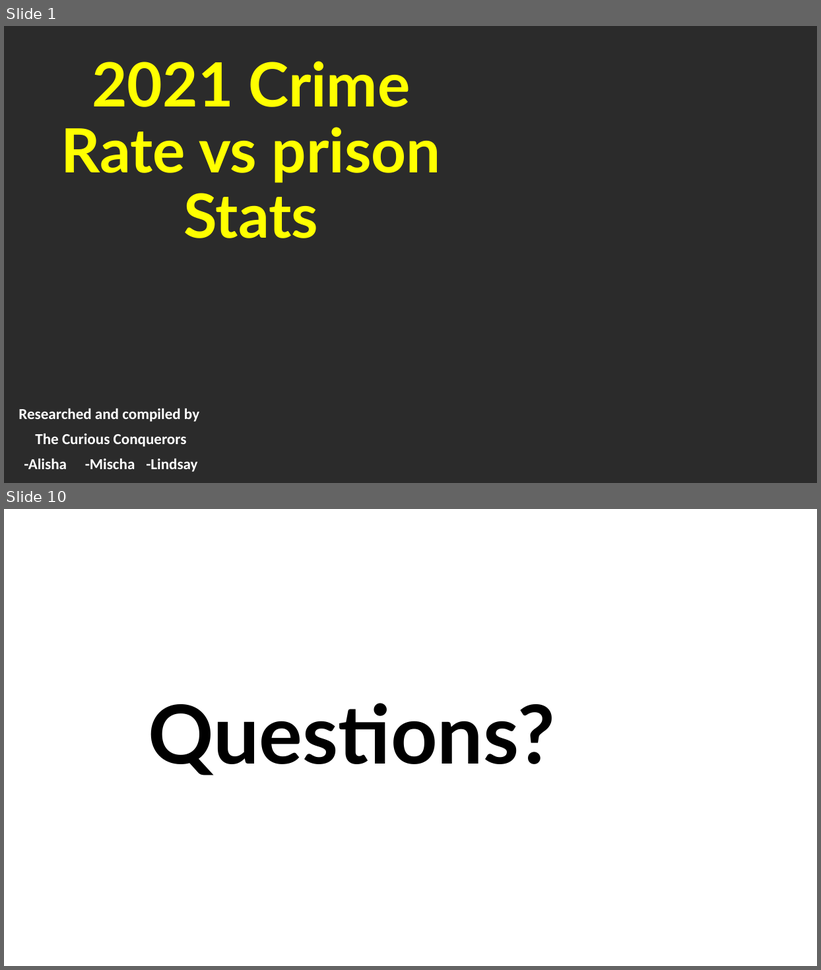
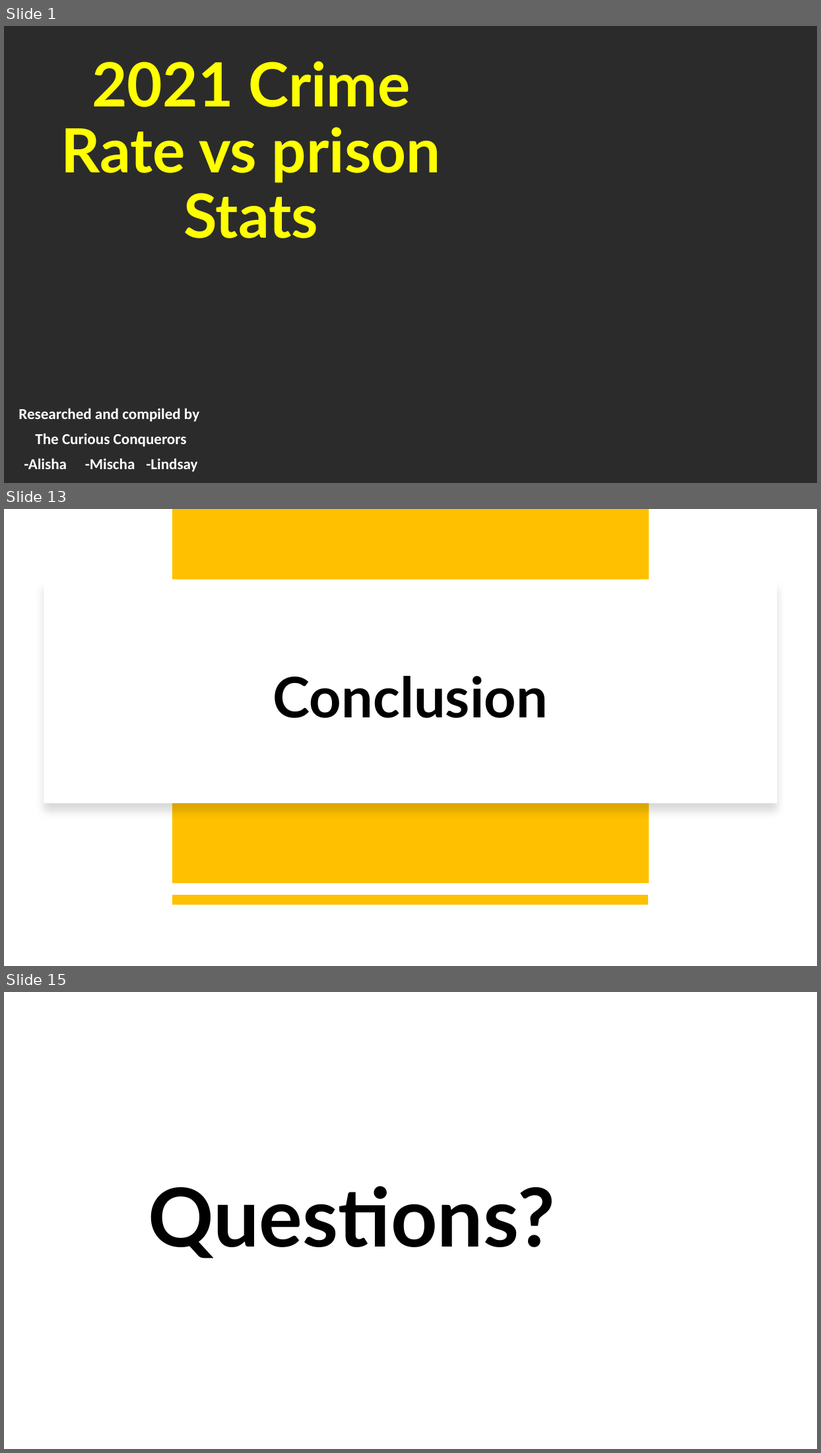
Before and after one commit to Mt122606/Curous-Conquers-, a slide deck: CuriousConquersProject/ProjectPowerpoint.pptx. Shown one above the other, each under a label of ours: slides 1 and 10 before the commit, slides 1, 13 and 15 after it; the slides between them are not shown. The pictures are 821x970 and 821x1453 pixels, drawn with LibreOffice and Linux fonts; fonts in the diff are those of the drawing; background and template pictures are left out; a plain dark background stands for a picture behind light text. Boxes give left, top, right and bottom in pixels: in the first picture for what was removed or moved away, otherwise in the second. Text is boxed around its words. In the diff, an @@ line names an element or a change of style, - is before the commit and + after.

```diff
--- a/CuriousConquersProject/ProjectPowerpoint.pptx
+++ b/CuriousConquersProject/ProjectPowerpoint.pptx
@@ slide 13 added at [4,509,817,966], background #FFFFFF @@
@@ rectangle added at [172,509,649,883], fill #FFC000 @@
@@ rectangle added at [44,579,778,803], fill #FFFFFF @@
@@ title added at [273,676,548,718], 66 pt, text #000000, bold @@
+Conclusion
@@ line added from (649, 900) to (172, 900), #FFC000 12 pt @@
@@ what was slide 10 is now slide 15 @@
```
Also in this commit, not shown: 7 slides changed, 5 other slides added, 1 slide removed.
